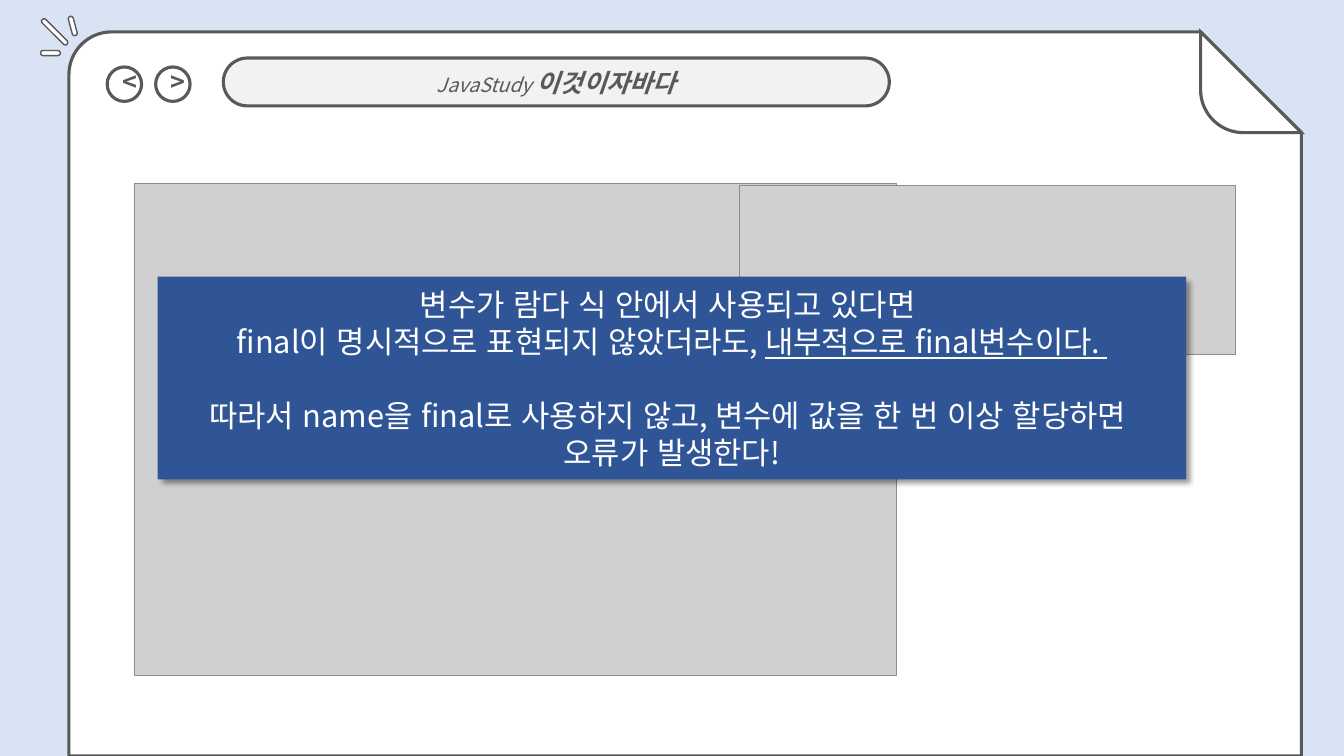
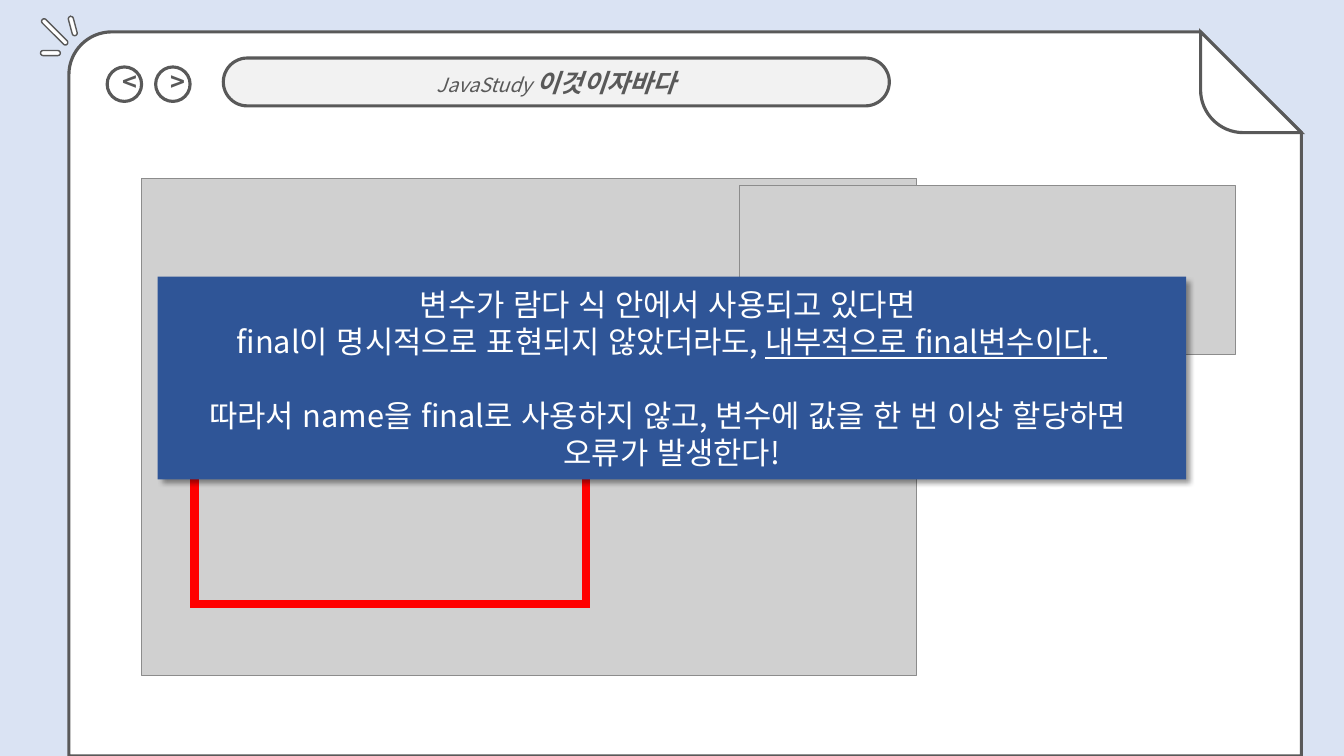
Before and after one commit to jihyyeshin/2019-1-Javastudy, a slide deck: slide 5 of 4주차/4.4 신지혜 발표자료.pptx. Drawn at 1344x756 pixels with LibreOffice and Linux fonts; fonts in the diff are those of the drawing; grey boxes stand for pictures. Boxes give left, top, right and bottom in pixels: in the first picture for what was removed or moved away, otherwise in the second. Text is boxed around its words. In the diff, an @@ line names an element or a change of style, - is before the commit and + after.

```diff
--- a/4주차/4.4 신지혜 발표자료.pptx
+++ b/4주차/4.4 신지혜 발표자료.pptx
@@ picture: place and size @@
-picture at box(135, 184, 897, 676)
+picture at box(142, 178, 918, 676)
@@ rectangle added at box(195, 447, 587, 604), outline #FF0000 6 pt @@
```
Also in this commit, not shown: 7 other slides changed, 1 slide added, 1 slide removed.
